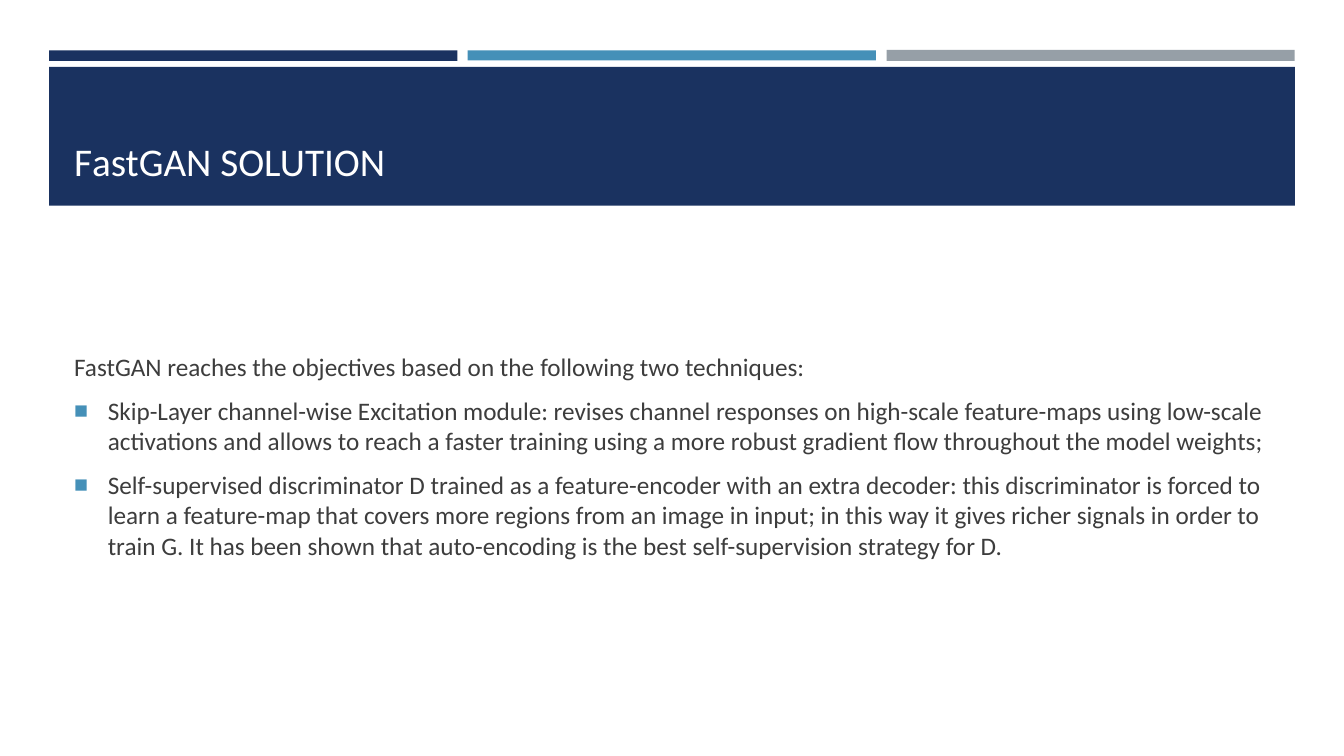
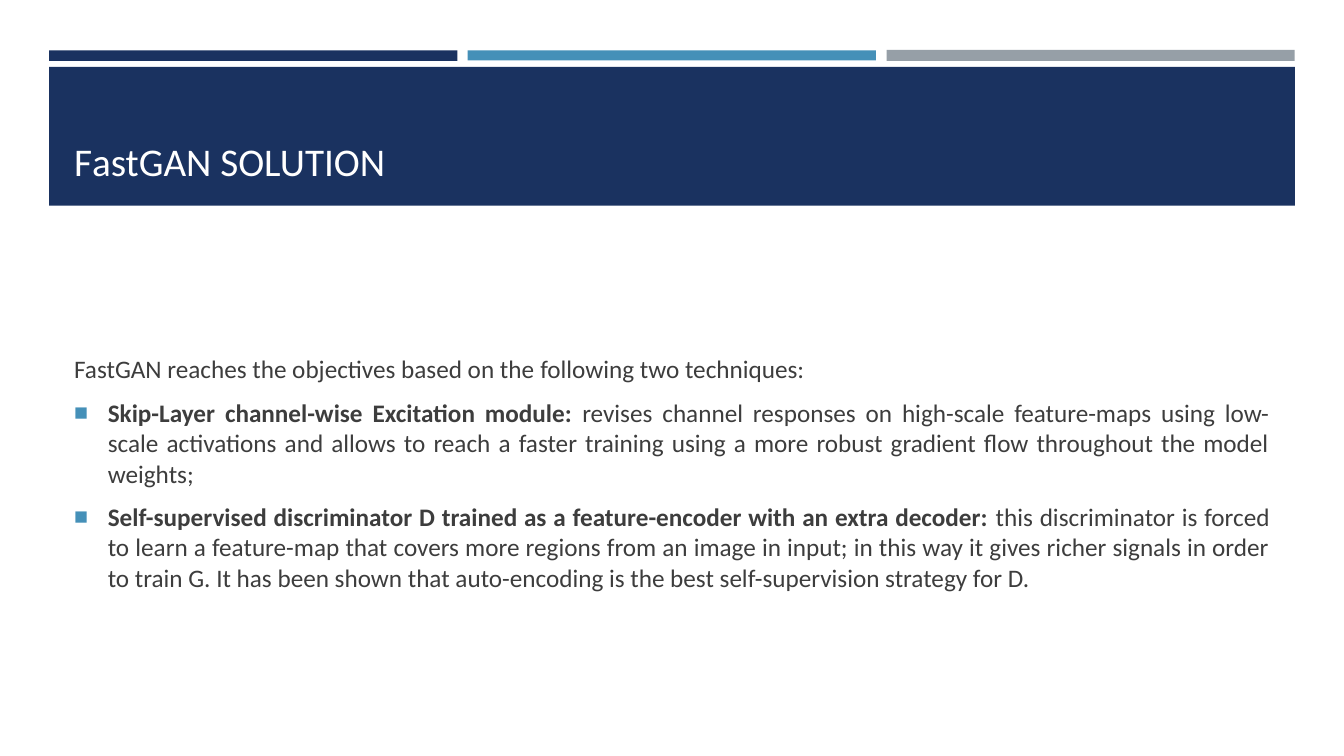
Before and after one commit to mauroficorella/Neural-Networks, a slide deck: slide 5 of Documentation/FastGAN Slides.pptx (slide 4 before the commit). Drawn at 1344x756 pixels with LibreOffice and Linux fonts; fonts in the diff are those of the drawing. Boxes give left, top, right and bottom in pixels: in the first picture for what was removed or moved away, otherwise in the second. Text is boxed around its words. In the diff, an @@ line names an element or a change of style, - is before the commit and + after.

```diff
--- a/Documentation/FastGAN Slides.pptx
+++ b/Documentation/FastGAN Slides.pptx
@@ text "FastGAN reaches the objectives based ..." at (74,360,1269,592): bold on in "Skip-Layer channel-wise Excitation module:", "Self-supervised discriminator D trained as a feature-encoder ..."; alignment left to justified @@
```
Also in this commit, not shown: 3 other slides changed, 7 slides added, 2 other files.
